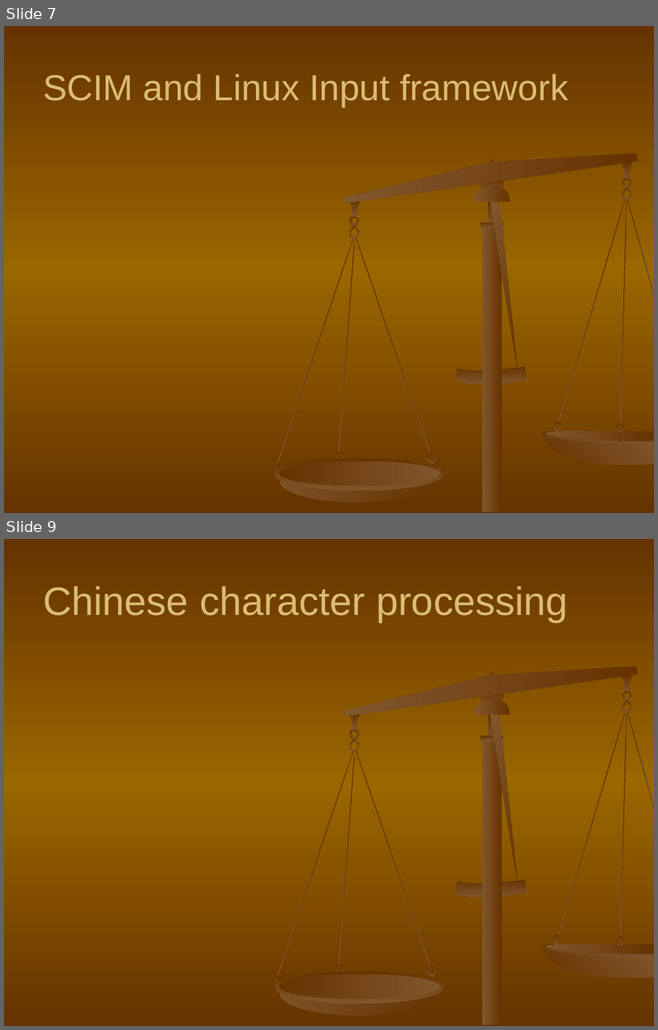
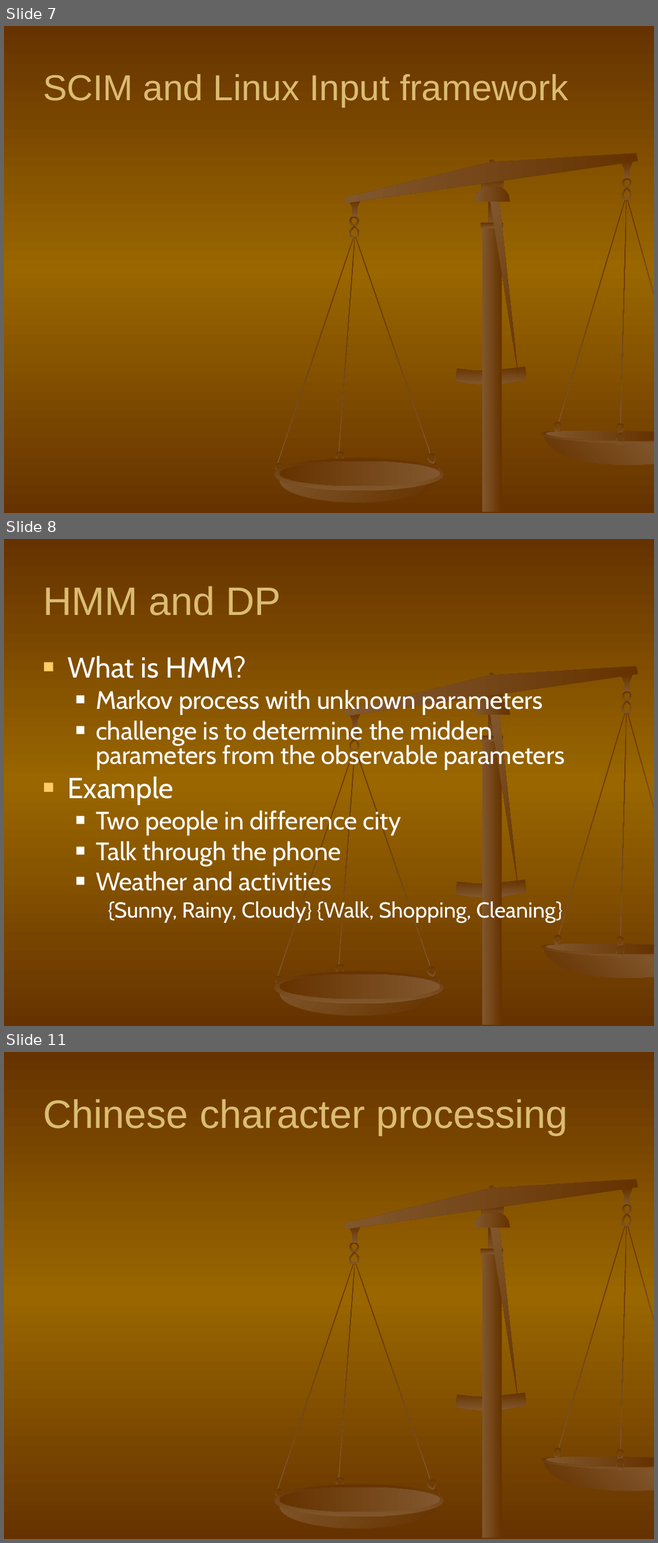
Before and after one commit to shaileshBhokare/honours, a slide deck: ITN100/Assignment/Presentation/presentation.ppt. Shown one above the other, each under a label of ours: slides 7 and 9 before the commit, slides 7, 8 and 11 after it; the slides between them are not shown. The pictures are 658x1030 and 658x1543 pixels, drawn with LibreOffice and Linux fonts; fonts in the diff are those of the drawing. Boxes give left, top, right and bottom in pixels: in the first picture for what was removed or moved away, otherwise in the second. Text is boxed around its words. In the diff, an @@ line names an element or a change of style, - is before the commit and + after.

```diff
--- a/ITN100/Assignment/Presentation/presentation.ppt
+++ b/ITN100/Assignment/Presentation/presentation.ppt
@@ slide 8 added at [4, 539, 654, 1026], background gradient #663300 to #996600; not listed: 34 template elements that a slide beside it also shows @@
@@ title added at [43, 586, 281, 616], 44 pt, text #DBBD71 @@
+HMM and DP
@@ text added at [67, 656, 564, 922], 28 pt, text #FFFFFF @@
+■ What is HMM?
+  ■ Markov process with unknown parameters
+  ■ challenge is to determine the midden parameters from the observable parameters
+■ Example
+  ■ Two people in difference city
+  ■ Talk through the phone
+  ■ Weather and activities
+    {Sunny, Rainy, Cloudy} {Walk, Shopping, Cleaning}
@@ what was slide 9 is now slide 11 @@
```
Also in this commit, not shown: 1 slide changed, 1 other slide added, 1 other file.
